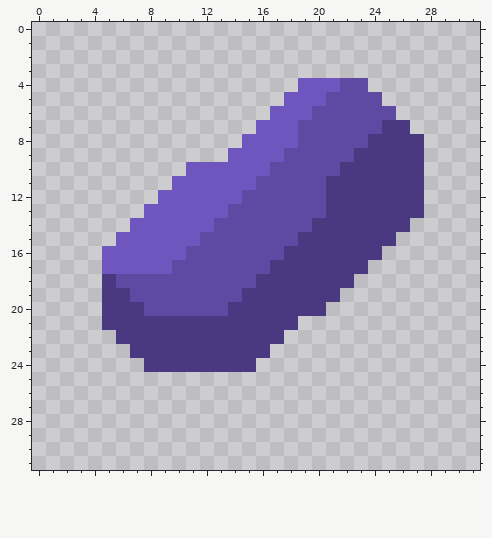
Pixel-art sprite: sprites/items/neo-corrupt.png. The picture above is the old version.
The file is 32x32 pixels.
After:
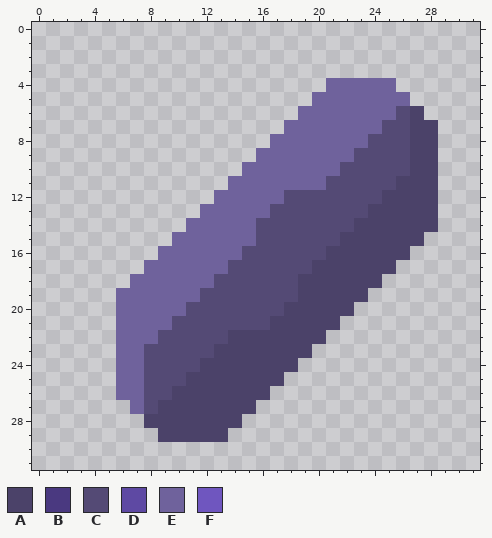
Palette (. is transparent): A #4b4269  B #4a3980  C #544a75  D #5e49a3  E #6f629c  F #6f56bf
Change:
Changed rows in their new state; - is an unchanged pixel.
first column x 5:
 4 --------------..EEEEE---
 5 -------------..EEEEEEE--
 6 ------------..EEEEEEECA-
 7 -----------..EEEEEEECCAA
 8 ----------..EEEEEEECCCAA
 9 ---------..EEEEEEECCCCAA
10 ------....EEEEEEECCCCCAA
11 -----....EEEEEEECCCCCAAA
12 ----....EEEEECCCCCCCAAAA
13 ---....EEEEECCCCCCCAAAAA
14 --....EEEEECCCCCCCAAAAAA
15 -....EEEEEECCCCCCAAAAAA-
16 ....EEEEEECCCCCCAAAAAA--
17 ...EEEEEECCCCCCAAAAAA---
18 ..EEEEEECCCCCCAAAAAA----
19 .EEEEEECCCCCCCAAAAA-----
20 .EEEEECCCCCCCAAAAA------
21 .EEEECCCCCCCAAAAA-------
22 -EEECCCCCAAAAAAA--------
23 -EECCCCCAAAAAAA---------
24 -EECCCCAAAAAAA----------
25 -EECCCAAAAAAA-----------
26 -EECCAAAAAAA------------
27 --ECAAAAAAA-------------
28 ---AAAAAAA--------------
29 ----AAAAA---------------
Pixel boxes of the changes (left, top, right, bottom) in both pictures:
changed: (102, 78, 438, 442)
